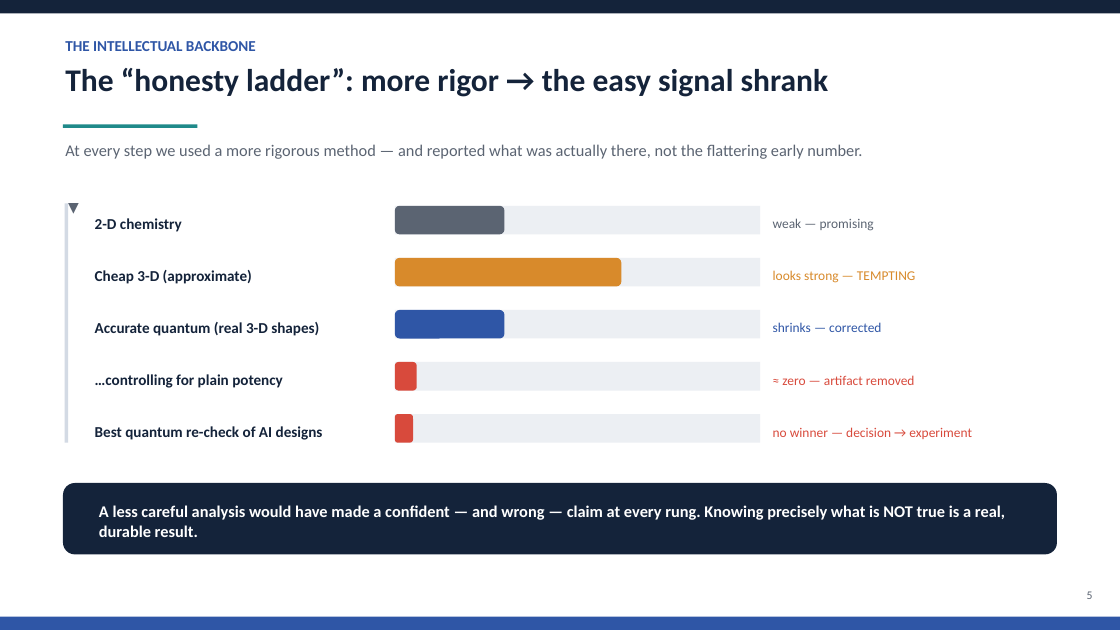
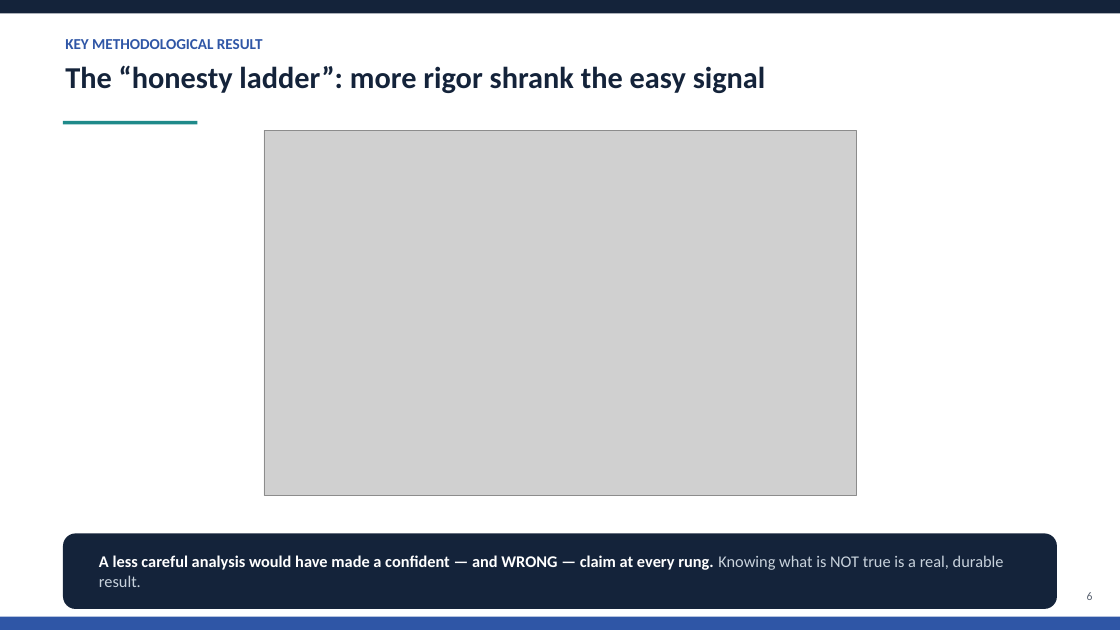
Before and after one commit to MrElss/Papulacandin, a slide deck: slide 6 of analysis/outputs/Papulacandin_promotion_report.pptx (slide 5 before the commit). Drawn at 1120x630 pixels with LibreOffice and Linux fonts; fonts in the diff are those of the drawing; grey boxes stand for pictures. Boxes give left, top, right and bottom in pixels: in the first picture for what was removed or moved away, otherwise in the second. Text is boxed around its words. In the diff, an @@ line names an element or a change of style, - is before the commit and + after.

```diff
--- a/analysis/outputs/Papulacandin_promotion_report.pptx
+++ b/analysis/outputs/Papulacandin_promotion_report.pptx
@@ text at (x1=65, y1=39, x2=263, y2=49): text changed @@
-THE INTELLECTUAL BACKBONE
+KEY METHODOLOGICAL RESULT
@@ text at (x1=65, y1=65, x2=766, y2=93): text changed; size 27 to 26 pt @@
-The “honesty ladder”: more rigor → the easy signal shrank
+The “honesty ladder”: more rigor shrank the easy signal
@@ rectangle moved from (x1=63, y1=124, x2=197, y2=128) to (x1=63, y1=121, x2=197, y2=124) @@
@@ text removed at (x1=65, y1=144, x2=862, y2=159) @@
-At every step we used a more rigorous method — and reported what was actually there, not the flattering early number.
@@ picture added at (x1=264, y1=130, x2=856, y2=496) @@
@@ text removed at (x1=59, y1=197, x2=88, y2=450) @@
-▼
@@ rectangle removed at (x1=65, y1=203, x2=68, y2=443) @@
@@ rectangle removed at (x1=395, y1=206, x2=760, y2=234) @@
@@ rounded rectangle removed at (x1=395, y1=206, x2=504, y2=234) @@
@@ text removed at (x1=95, y1=218, x2=182, y2=232) @@
-2-D chemistry
@@ text removed at (x1=773, y1=218, x2=874, y2=231) @@
-weak — promising
@@ rectangle removed at (x1=395, y1=258, x2=760, y2=287) @@
@@ rounded rectangle removed at (x1=395, y1=258, x2=622, y2=287) @@
@@ text removed at (x1=95, y1=270, x2=252, y2=284) @@
-Cheap 3-D (approximate)
@@ text removed at (x1=773, y1=270, x2=916, y2=283) @@
-looks strong — TEMPTING
@@ text removed at (x1=95, y1=322, x2=319, y2=336) @@
-Accurate quantum (real 3-D shapes)
@@ rectangle removed at (x1=395, y1=310, x2=760, y2=339) @@
@@ rounded rectangle removed at (x1=395, y1=310, x2=504, y2=339) @@
@@ text removed at (x1=773, y1=322, x2=881, y2=332) @@
-shrinks — corrected
@@ text removed at (x1=95, y1=374, x2=283, y2=388) @@
-…controlling for plain potency
@@ rectangle removed at (x1=395, y1=362, x2=760, y2=391) @@
@@ rounded rectangle removed at (x1=395, y1=362, x2=417, y2=391) @@
@@ text removed at (x1=782, y1=375, x2=915, y2=385) @@
-≈ zero — artifact removed
@@ rectangle removed at (x1=395, y1=414, x2=760, y2=443) @@
@@ rounded rectangle removed at (x1=395, y1=414, x2=413, y2=443) @@
@@ text removed at (x1=95, y1=426, x2=323, y2=440) @@
-Best quantum re-check of AI designs
@@ text removed at (x1=773, y1=427, x2=972, y2=439) @@
-no winner — decision → experiment
@@ rounded rectangle moved from (x1=63, y1=483, x2=1057, y2=555) to (x1=63, y1=534, x2=1057, y2=609) @@
@@ text at (x1=99, y1=555, x2=1004, y2=587): text changed @@
-A less careful analysis would have made a confident — and wrong — claim at every rung. Knowing precisely what is NOT true is a real, durable result.
+A less careful analysis would have made a confident — and WRONG — claim at every rung. Knowing what is NOT true is a real, durable result.
@@ text at (x1=1087, y1=592, x2=1093, y2=600): text changed @@
-5
+6
```
Also in this commit, not shown: 8 other slides changed, 4 slides added, 2 slides removed, 9 other files.
